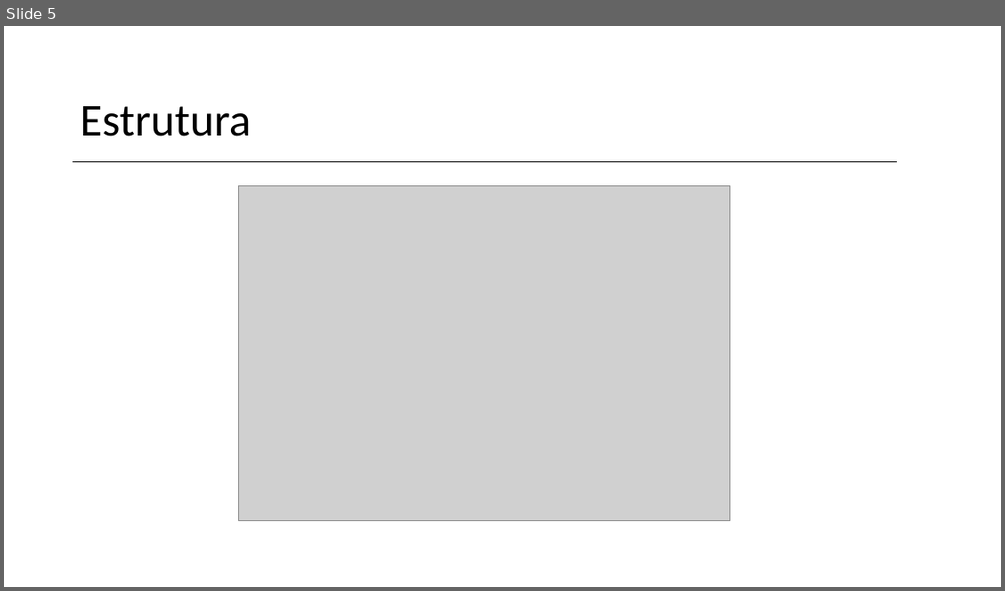
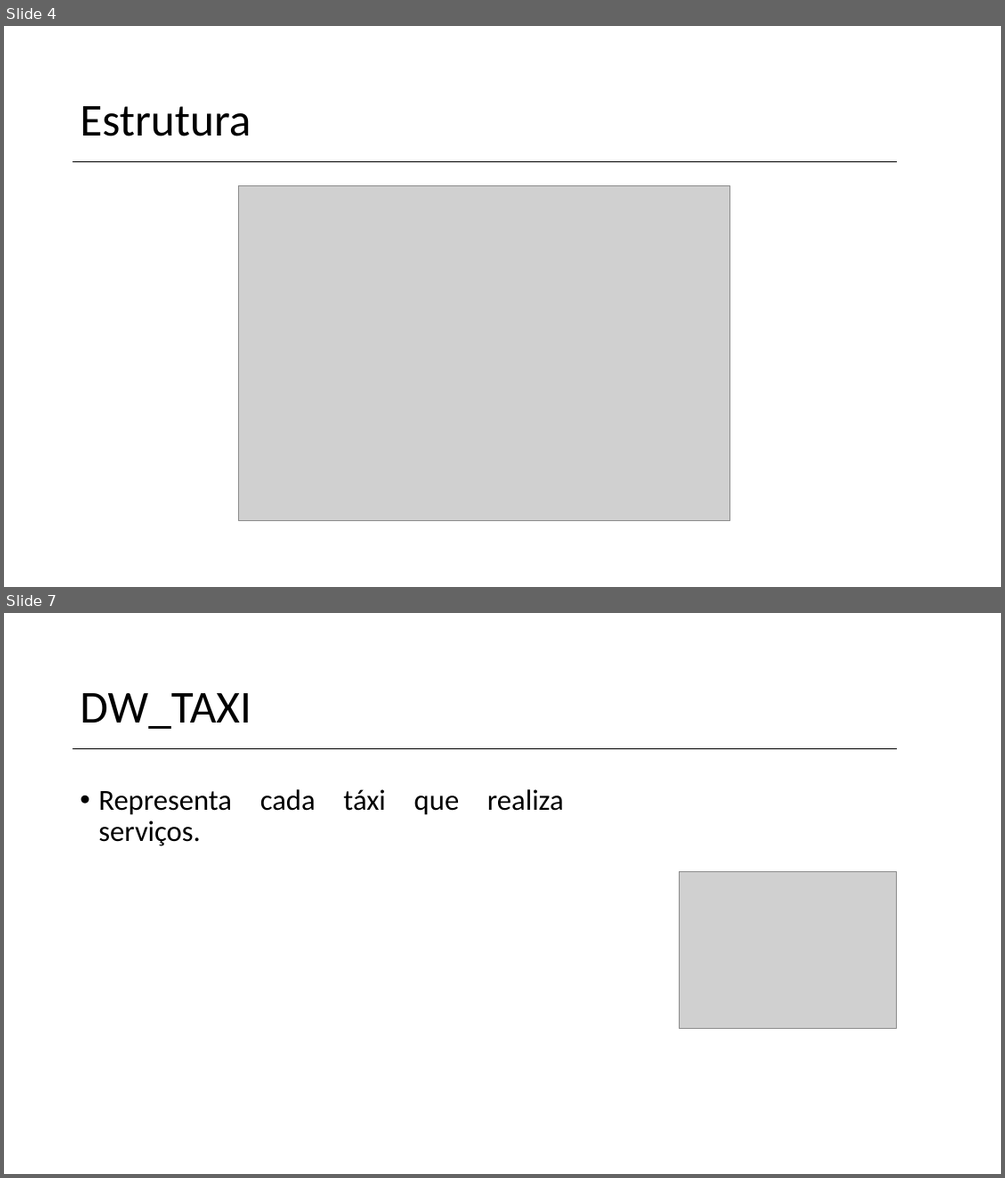
Before and after one commit to vanessa-silva/TABD-datawarehouse, a slide deck: Data-Warehouse.pptx. Shown one above the other, each under a label of ours: slide 5 before the commit, slides 4 and 7 after it; the slides between them are not shown. The pictures are 1005x591 and 1005x1178 pixels, drawn with LibreOffice and Linux fonts; fonts in the diff are those of the drawing; grey boxes stand for pictures; background and template pictures are left out. Boxes give left, top, right and bottom in pixels: in the first picture for what was removed or moved away, otherwise in the second. Text is boxed around its words. In the diff, an @@ line names an element or a change of style, - is before the commit and + after.

```diff
--- a/Data-Warehouse.pptx
+++ b/Data-Warehouse.pptx
@@ slide 7 added at (x1=4, y1=613, x2=1001, y2=1174), background picture (left out) @@
@@ title added at (x1=80, y1=693, x2=251, y2=729), 44 pt, text #000000 @@
+DW_TAXI
@@ line added from (73, 749) to (897, 749), #000000 1 pt @@
@@ text added at (x1=98, y1=789, x2=564, y2=846), 28 pt, text #000000 @@
+• Representa cada táxi que realiza serviços.
@@ picture added at (x1=680, y1=872, x2=897, y2=1028) @@
@@ what was slide 5 is now slide 4 @@
```
Also in this commit, not shown: 2 slides changed, 16 other slides added, 3 slides removed, 16 other files.
